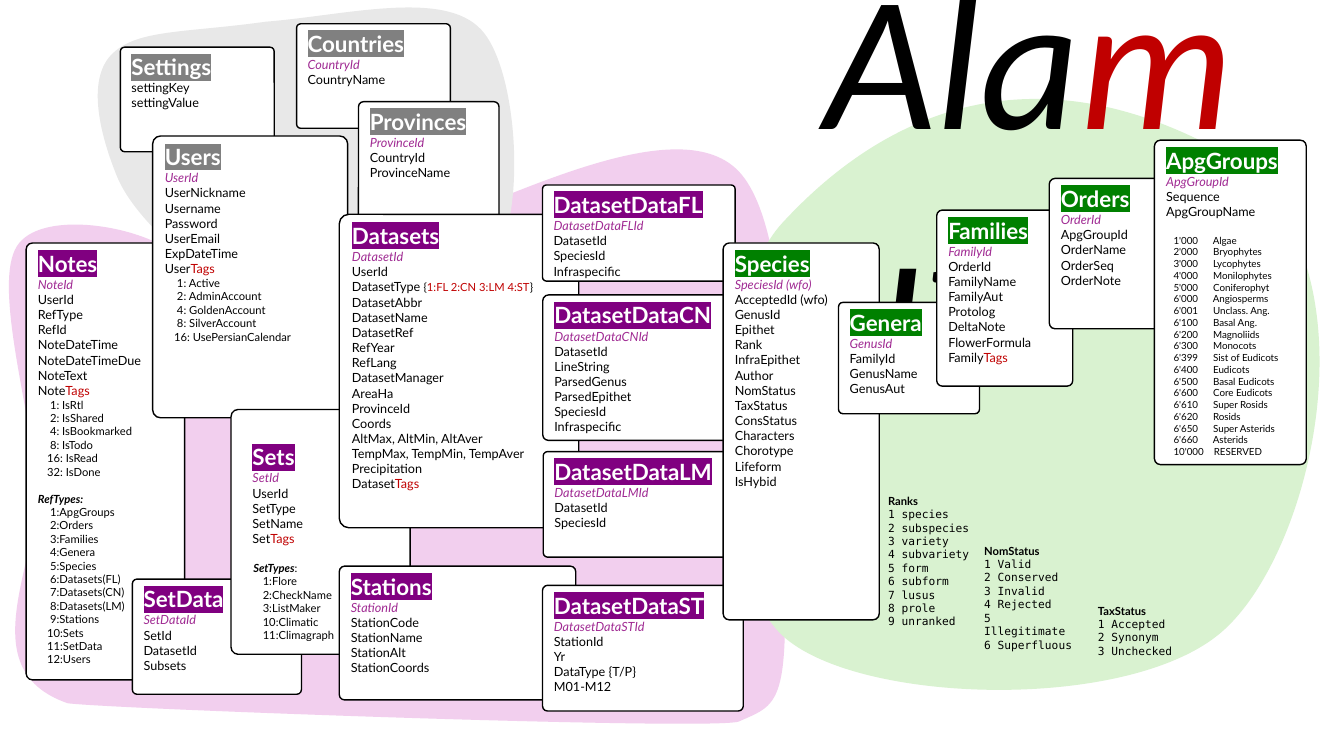
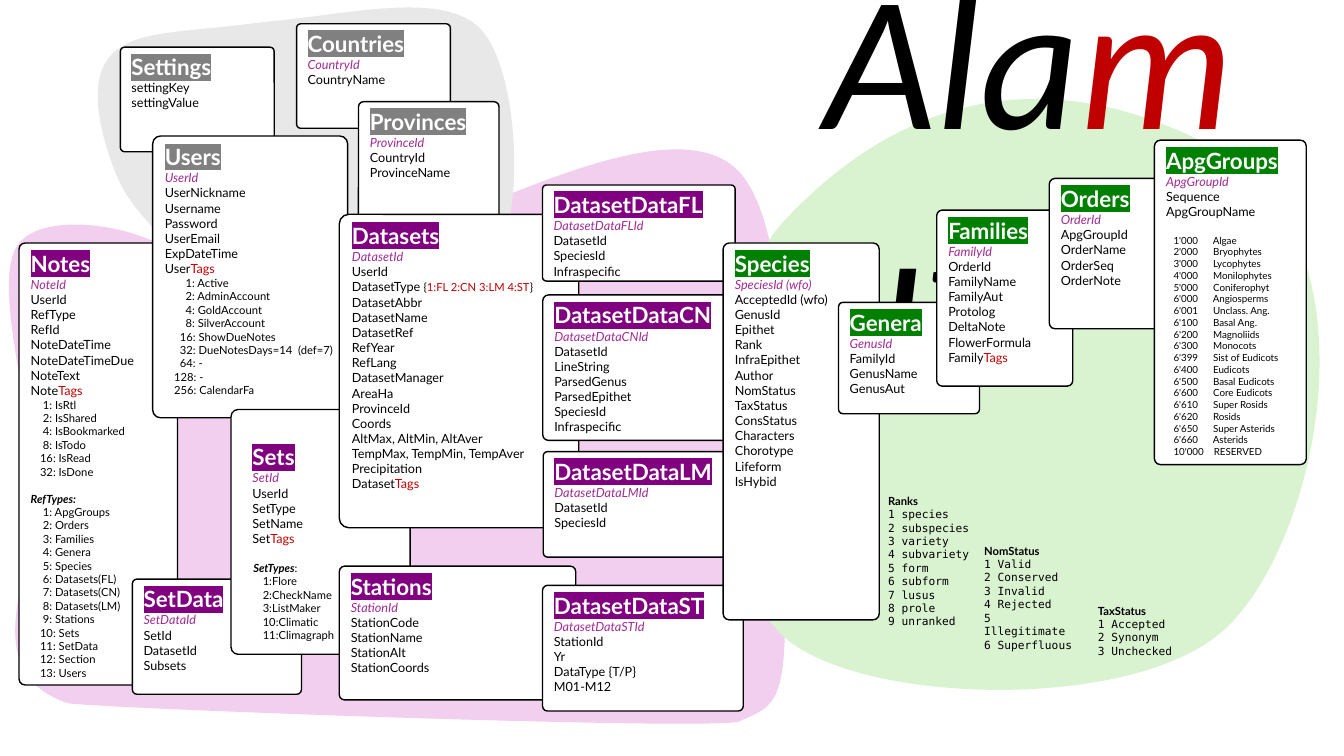
Before and after one commit to msht-ir/Alamutw, a slide deck: slide 1 of AlamutB/.appCatalog/Alamut.pptx. Drawn at 1344x756 pixels with LibreOffice and Linux fonts; fonts in the diff are those of the drawing. Boxes give left, top, right and bottom in pixels: in the first picture for what was removed or moved away, otherwise in the second. Text is boxed around its words. In the diff, an @@ line names an element or a change of style, - is before the commit and + after.

```diff
--- a/AlamutB/.appCatalog/Alamut.pptx
+++ b/AlamutB/.appCatalog/Alamut.pptx
@@ rounded rectangle "Notes" resized from (x1=26, y1=243, x2=185, y2=680) to (x1=19, y1=243, x2=177, y2=686) @@
@@ text in rounded rectangle at (x1=186, y1=305, x2=262, y2=314): text changed @@
-4: GoldenAccount
+4: GoldAccount
@@ text in rounded rectangle at (x1=174, y1=332, x2=333, y2=394): text changed @@
-16: UsePersianCalendar
+16: ShowDueNotes
+32: DueNotesDays=14 (def=7)
+64: -
+128: -
+256: CalendarFa
@@ text in rounded rectangle at (x1=40, y1=508, x2=120, y2=677): text changed @@
-1:ApgGroups
-2:Orders
-3:Families
-4:Genera
-5:Species
-6:Datasets(FL)
-7:Datasets(CN)
-8:Datasets(LM)
-9:Stations
-10:Sets
-11:SetData
-12:Users
+1: ApgGroups
+2: Orders
+3: Families
+4: Genera
+5: Species
+6: Datasets(FL)
+7: Datasets(CN)
+8: Datasets(LM)
+9: Stations
+10: Sets
+11: SetData
+12: Section
+13: Users
```
Also in this commit, not shown: 9 other files.
